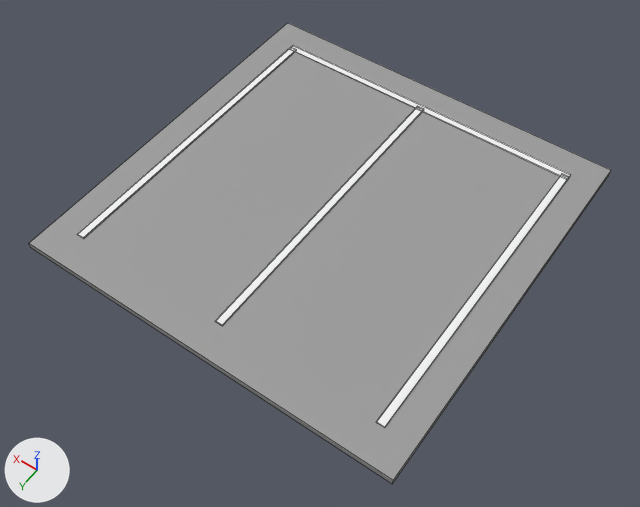
A saved change to the OBJ model Assets/LowPolyAssets/TILES/Tile_Parking.obj.
Both versions are drawn from a 50 mm lens placed at (-4.78, 6.93, 9.64), pointed at (-0.19, 0.51, -0.45). The lights are fixed; the arrows at lower left show +X, +Y and +Z. The picture after the commit comes second. Mesh edges are drawn as thin lines. Where no turn or scale is listed for an object, it has been applied to the vertices.

In view in the first picture: 'Tile_Parking'.
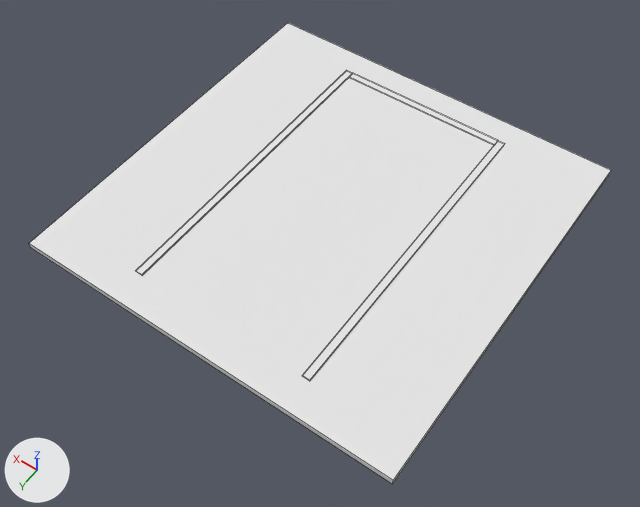
The change, as a list of edits to the scene's bpy script:
```text
Change mat_asphalt:
    mat_asphalt.base_color: (0.333, 0.333, 0.333) -> (0.8, 0.8, 0.8)  # grey #9c9c9c -> white #e7e7e7
Change me_tile_parking:
    used by ob_tile_parking; location = (0.0, 0.0, 0.0)
    remove me_tile_parking.from_pydata(...)  # 40 vertices, 30 faces; spans x -3.0..3.0, y -3.0..3.0, z -0.1..0.02
    add me_tile_parking.from_pydata(...)  # 28 vertices, 21 faces; spans x -3.0..3.0, y -3.0..3.0, z -0.1..0.02
    me_tile_parking part 1: the loose piece of 8 vertices spanning x 2.44..2.56, y -2.5..2.5, z 0.0..0.02 is deleted
    me_tile_parking part 2
    8 vertices are removed from x -2.56..2.56, y -2.56..-2.44, z 0.0..0.02
    8 faces are deleted
    4 vertices in x -2.56..-2.44, y 2.5, z 0.0..0.02 move by (1.1, 0.0, 0.0)
    4 vertices in x -2.56..-2.44, y -2.5, z 0.0..0.02 move by (1.1, -0.06, 0.0)
    4 vertices in x -0.06..0.06, y 2.5, z 0.0..0.02 move by (1.4, 0.0, 0.0)
    4 vertices in x -0.06..0.06, y -2.5, z 0.0..0.02 move by (1.4, -0.06, 0.0)
    4 vertices are added at (-1.34, -2.44, 0.0), (1.34, -2.44, 0.0), (-1.34, -2.44, 0.02), (1.34, -2.44, 0.02)
    5 new faces join them, mat_line (white #e7e7e7)
```

Where the change shows, as pixel boxes (x1, y1, x2, y2) in the pictures (640 x 507 px; the box of a moved part takes in the faces that stretch with it):
'Tile_Parking', recoloured, reshaped (grey to white): (29, 23, 611, 484) in both
part 1 of me_tile_parking, deleted: before (77, 48, 295, 239)
part 2 of me_tile_parking, moved or reshaped: before (215, 45, 571, 428); after (135, 70, 505, 381)
